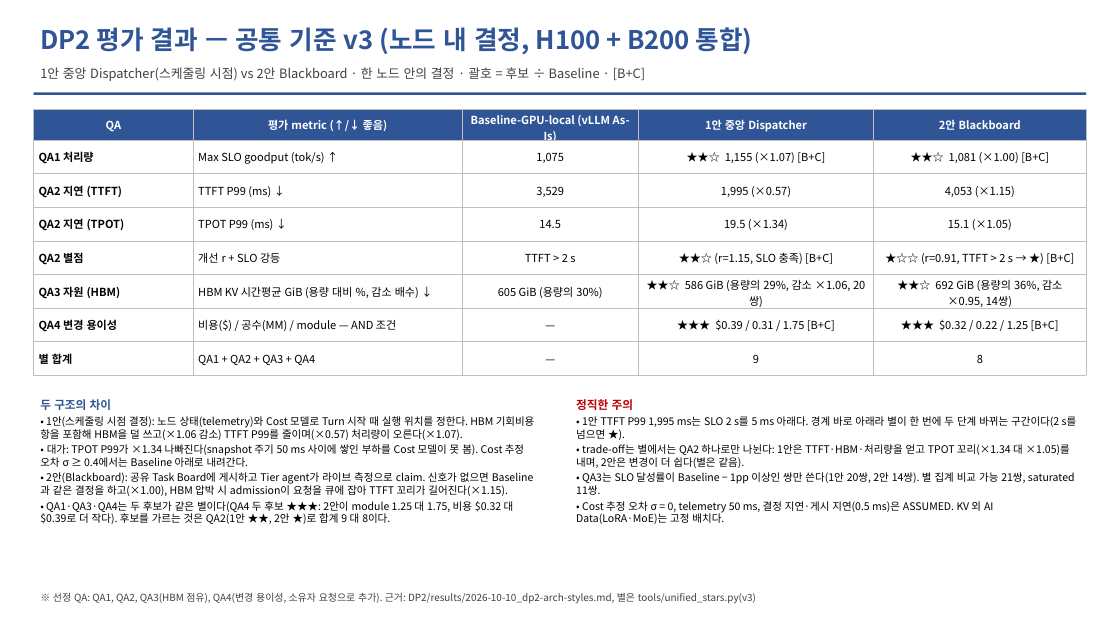
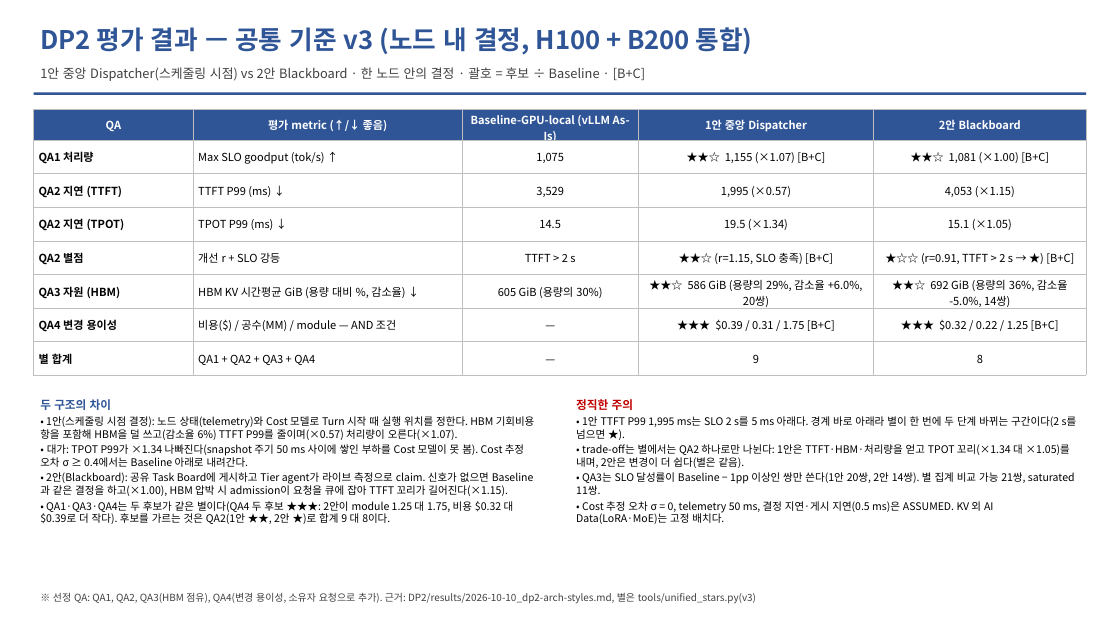
Before and after one commit to mkim0628/vllm, a slide deck: slide 21 of doc-mk/DP-overview-qa-unified.pptx. Drawn at 1120x630 pixels with LibreOffice and Linux fonts; fonts in the diff are those of the drawing. Boxes give left, top, right and bottom in pixels: in the first picture for what was removed or moved away, otherwise in the second. Text is boxed around its words. In the diff, an @@ line names an element or a change of style, - is before the commit and + after.

```diff
--- a/doc-mk/DP-overview-qa-unified.pptx
+++ b/doc-mk/DP-overview-qa-unified.pptx
@@ table at box(34, 109, 1086, 373) @@
-row 6: QA3 자원 (HBM) | HBM KV 시간평균 GiB (용량 대비 %, 감소 배수) ↓ | 605 GiB (용량의 30%) | ★★☆ 586 GiB (용량의 29%, 감소 ×1.06, 20쌍) | ★★☆ 692 GiB (용량의 36%, 감소 ×0.95, 14쌍)
+row 6: QA3 자원 (HBM) | HBM KV 시간평균 GiB (용량 대비 %, 감소율) ↓ | 605 GiB (용량의 30%) | ★★☆ 586 GiB (용량의 29%, 감소율 +6.0%, 20쌍) | ★★☆ 692 GiB (용량의 36%, 감소율 -5.0%, 14쌍)
@@ text at box(40, 416, 535, 440): text changed @@
-• 1안(스케줄링 시점 결정): 노드 상태(telemetry)와 Cost 모델로 Turn 시작 때 실행 위치를 정한다. HBM 기회비용 항을 포함해 HBM을 덜 쓰고(×1.06 감소) TTFT P99를 줄이며(×0.57) 처리량이 오른다(×1.07).
+• 1안(스케줄링 시점 결정): 노드 상태(telemetry)와 Cost 모델로 Turn 시작 때 실행 위치를 정한다. HBM 기회비용 항을 포함해 HBM을 덜 쓰고(감소율 6%) TTFT P99를 줄이며(×0.57) 처리량이 오른다(×1.07).
```
Also in this commit, not shown: 11 other slides changed, 6 other files.
